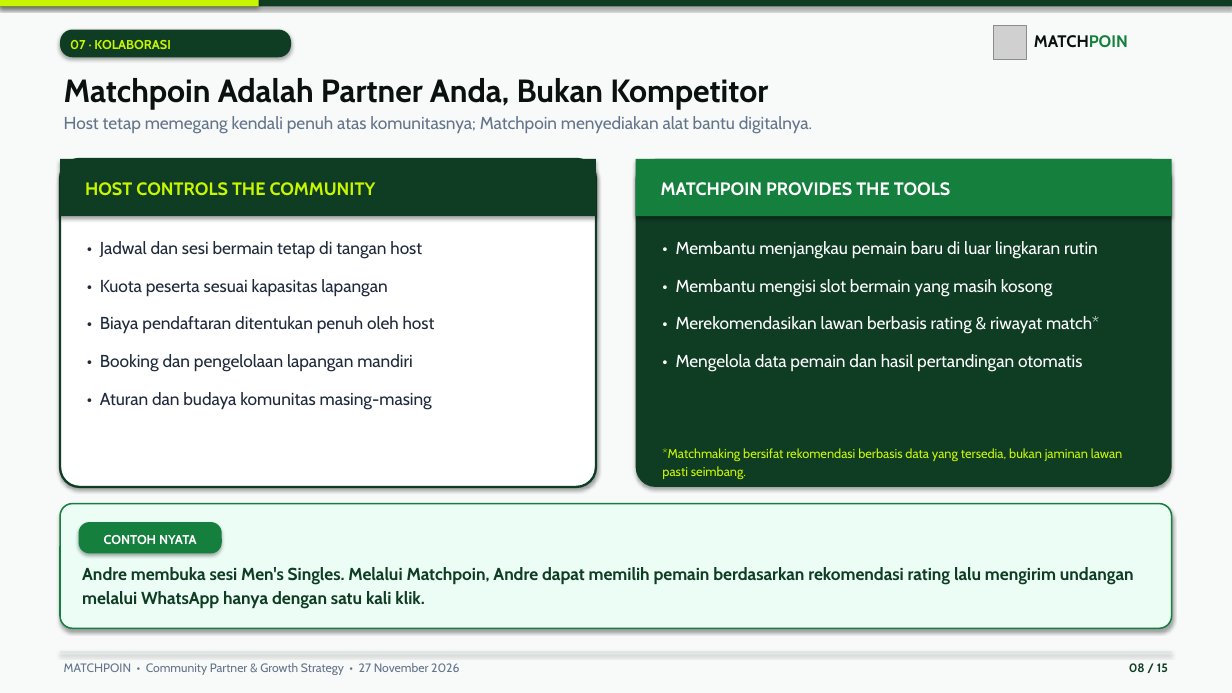
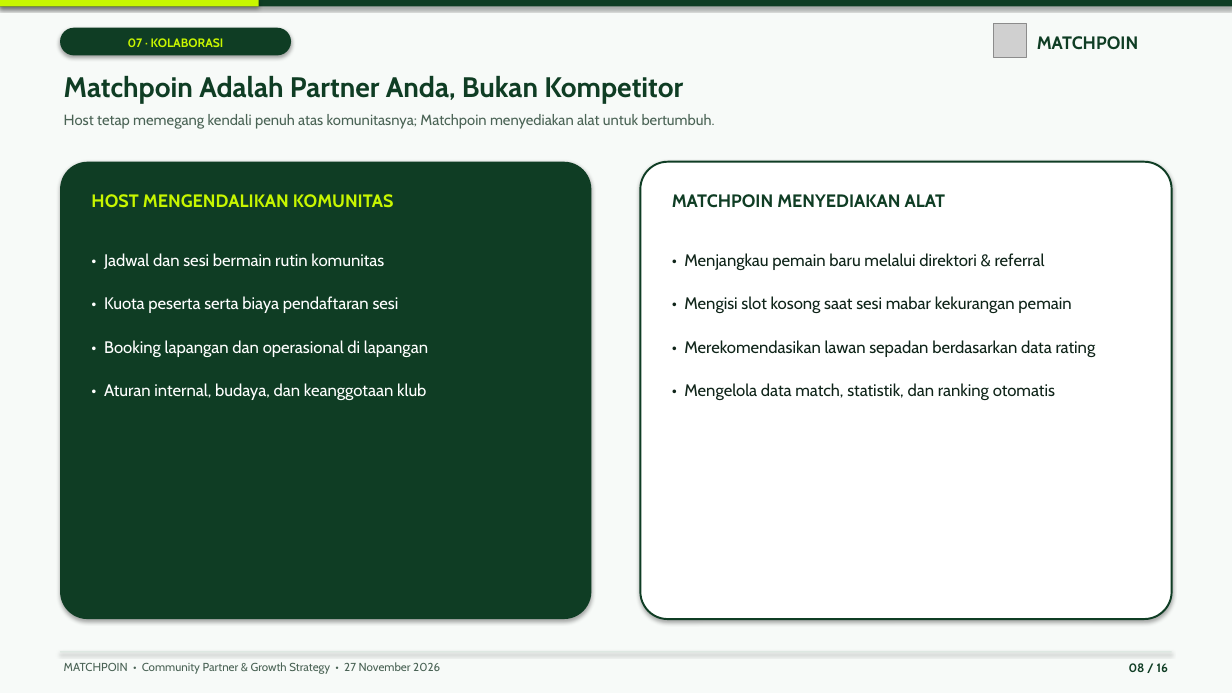
Before and after one commit to digiteks-ops/matchpoin, a slide deck: slide 8 of Matchpoin_Community_Partner_Growth_Strategy.pptx. Drawn at 1232x693 pixels with LibreOffice and Linux fonts; fonts in the diff are those of the drawing; grey boxes stand for pictures. Boxes give left, top, right and bottom in pixels: in the first picture for what was removed or moved away, otherwise in the second. Text is boxed around its words. In the diff, an @@ line names an element or a change of style, - is before the commit and + after.

```diff
--- a/Matchpoin_Community_Partner_Growth_Strategy.pptx
+++ b/Matchpoin_Community_Partner_Growth_Strategy.pptx
@@ rounded rectangle at (x1=60, y1=28, x2=291, y2=55): proportions changed @@
@@ text "07 · KOLABORASI" at (x1=128, y1=38, x2=224, y2=47): size 10 to 9.5 pt; alignment left to centre @@
@@ text "MATCHPOIN" at (x1=1037, y1=36, x2=1138, y2=50): size 13 to 14 pt; text colour #0B110E to #0F3D24, text colour #15803D to #0F3D24 in "MATCHPOIN"; line spacing 1 to 1.15 @@
@@ text "Matchpoin Adalah Partner Anda, Bukan ..." at (x1=64, y1=76, x2=683, y2=104): size 25 to 22 pt, text colour #0B110E to #0F3D24 @@
@@ text at (x1=64, y1=114, x2=715, y2=129): text changed; size 13.5 to 11.5 pt; text colour #64748B to #4A6355 @@
-Host tetap memegang kendali penuh atas komunitasnya; Matchpoin menyediakan alat bantu digitalnya.
+Host tetap memegang kendali penuh atas komunitasnya; Matchpoin menyediakan alat untuk bertumbuh.
@@ rounded rectangle resized from (x1=60, y1=159, x2=596, y2=487) to (x1=60, y1=162, x2=592, y2=619) @@
@@ rounded rectangle at (x1=60, y1=162, x2=592, y2=619): fill #FFFFFF to #0F3D24; outline #0F3D24 1.8 pt to none @@
@@ rectangle removed at (x1=60, y1=159, x2=596, y2=216) @@
@@ rectangle removed at (x1=636, y1=159, x2=1172, y2=216) @@
@@ rounded rectangle resized from (x1=636, y1=159, x2=1172, y2=487) to (x1=640, y1=162, x2=1172, y2=619) @@
@@ rounded rectangle at (x1=640, y1=162, x2=1172, y2=619): fill #0F3D24 to #FFFFFF; outline none to #0F3D24 1.5 pt @@
@@ text "HOST MENGENDALIKAN KOMUNITAS" at (x1=91, y1=194, x2=394, y2=208): vertical alignment middle to top @@
@@ text at (x1=91, y1=194, x2=394, y2=208): text changed @@
-HOST CONTROLS THE COMMUNITY
+HOST MENGENDALIKAN KOMUNITAS
@@ text "MATCHPOIN MENYEDIAKAN ALAT" at (x1=672, y1=194, x2=946, y2=208): vertical alignment middle to top @@
@@ text at (x1=672, y1=194, x2=946, y2=208): text changed; text colour #FFFFFF to #0F3D24 @@
-MATCHPOIN PROVIDES THE TOOLS
+MATCHPOIN MENYEDIAKAN ALAT
@@ text at (x1=104, y1=253, x2=428, y2=400): text changed; size 13.5 to 13 pt; text colour #1E293B to #FFFFFF @@
-• Jadwal dan sesi bermain tetap di tangan host
-• Kuota peserta sesuai kapasitas lapangan
-• Biaya pendaftaran ditentukan penuh oleh host
-• Booking dan pengelolaan lapangan mandiri
-• Aturan dan budaya komunitas masing-masing
+• Jadwal dan sesi bermain rutin komunitas
+• Kuota peserta serta biaya pendaftaran sesi
+• Booking lapangan dan operasional di lapangan
+• Aturan internal, budaya, dan keanggotaan klub
@@ text at (x1=684, y1=253, x2=1096, y2=400): text changed; size 13.5 to 13 pt; text colour #FFFFFF to #0F2419 @@
-• Membantu menjangkau pemain baru di luar lingkaran rutin
-• Membantu mengisi slot bermain yang masih kosong
-• Merekomendasikan lawan berbasis rating & riwayat match*
-• Mengelola data pemain dan hasil pertandingan otomatis
+• Menjangkau pemain baru melalui direktori & referral
+• Mengisi slot kosong saat sesi mabar kekurangan pemain
+• Merekomendasikan lawan sepadan berdasarkan data rating
+• Mengelola data match, statistik, dan ranking otomatis
@@ text removed at (x1=662, y1=448, x2=1123, y2=479) @@
-*Matchmaking bersifat rekomendasi berbasis data yang tersedia, bukan jaminan lawan pasti seimbang.
@@ rounded rectangle removed at (x1=60, y1=504, x2=1172, y2=628) @@
@@ rounded rectangle removed at (x1=79, y1=522, x2=222, y2=554) @@
@@ text removed at (x1=104, y1=535, x2=197, y2=544) @@
-CONTOH NYATA
@@ text removed at (x1=82, y1=567, x2=1134, y2=609) @@
-Andre membuka sesi Men's Singles. Melalui Matchpoin, Andre dapat memilih pemain berdasarkan rekomendasi rating lalu mengirim undangan melalui WhatsApp hanya dengan satu kali klik.
@@ text "MATCHPOIN • Community Partner & ..." at (x1=64, y1=662, x2=440, y2=674): size 9.5 to 9 pt, text colour #64748B to #4A6355 @@
@@ text at (x1=1129, y1=663, x2=1168, y2=672): text changed @@
-08 / 15
+08 / 16
```
Also in this commit, not shown: 9 other slides changed, 6 slides added, 5 slides removed.
